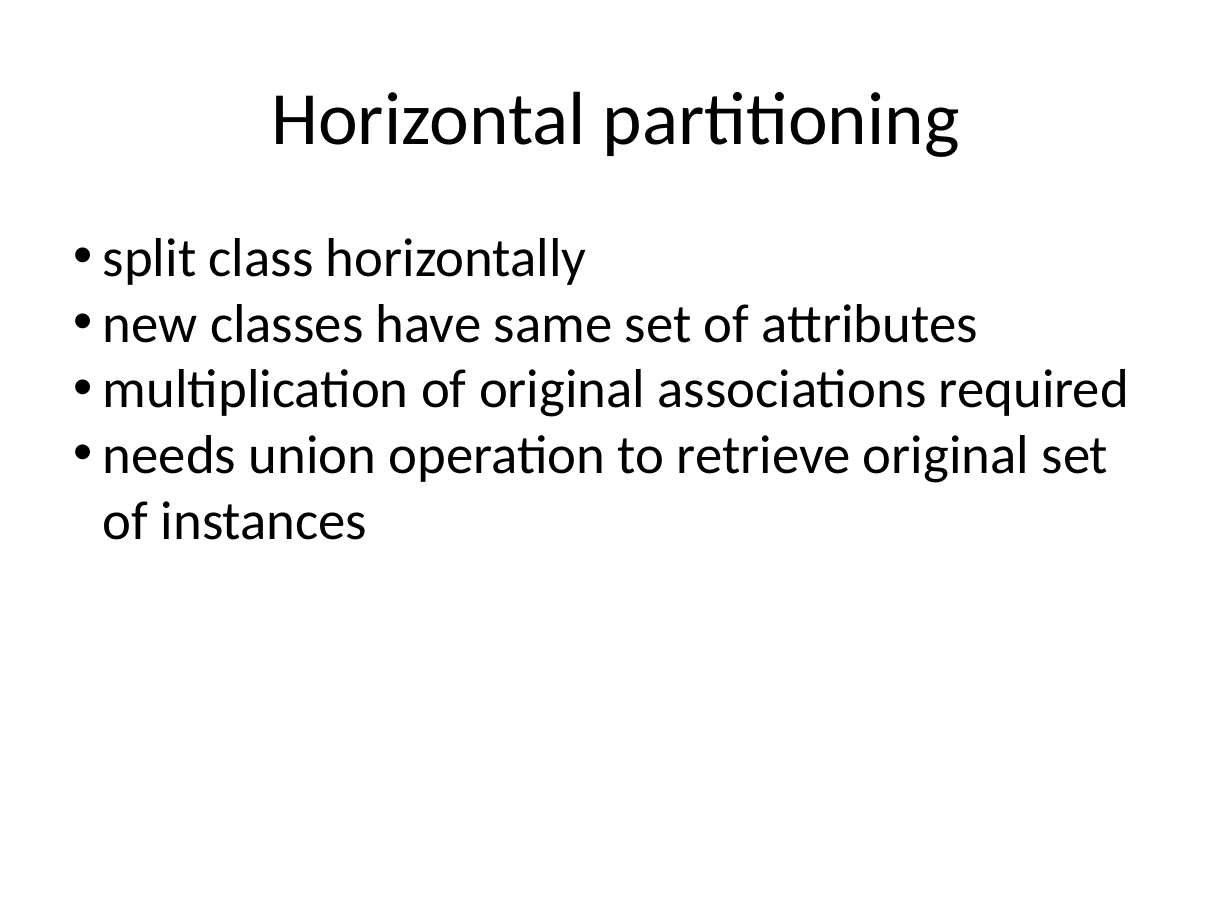
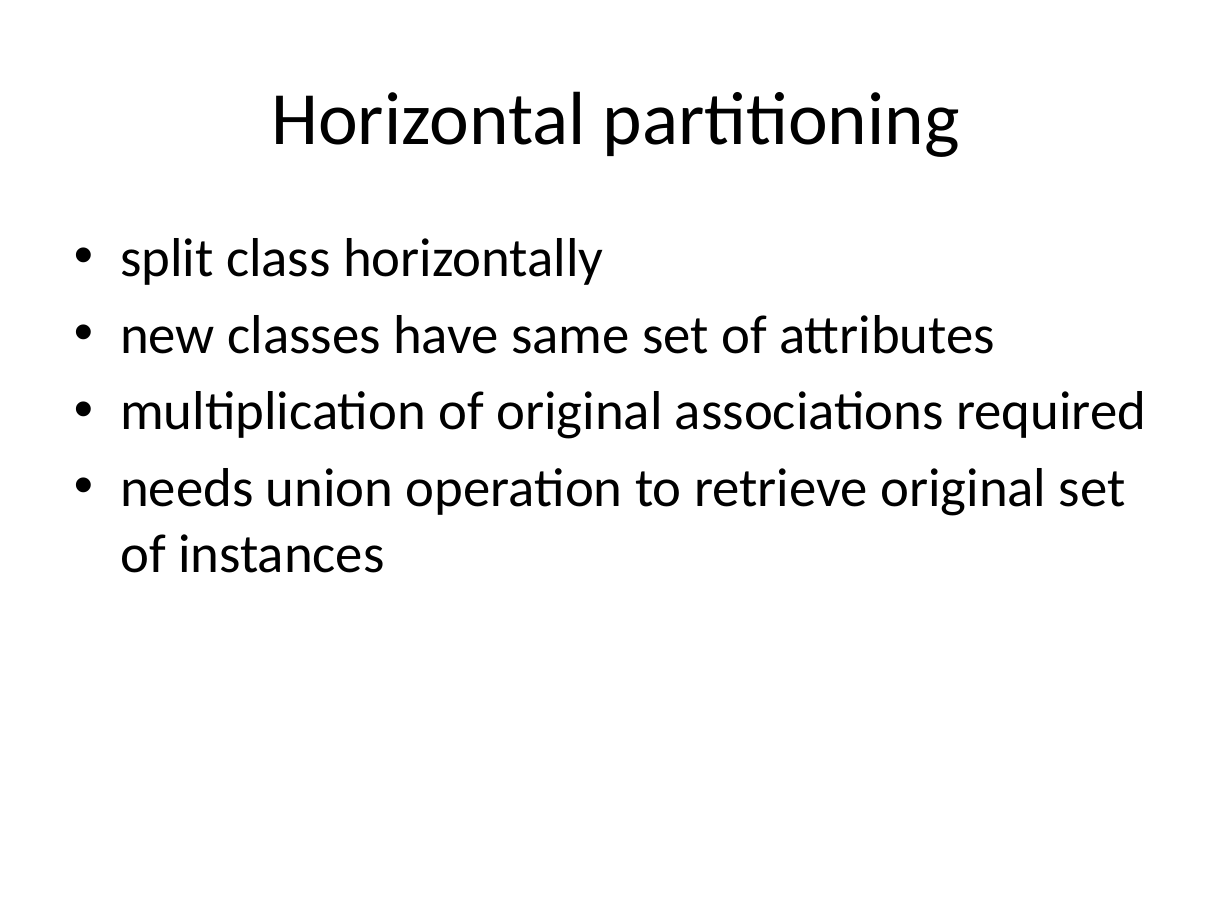
Before and after one commit to bugxd/DBTech, a slide deck: slide 15 of Assignment_4.pptx. Drawn at 1232x924 pixels with LibreOffice and Linux fonts; fonts in the diff are those of the drawing. Boxes give left, top, right and bottom in pixels: in the first picture for what was removed or moved away, otherwise in the second. Text is boxed around its words. In the diff, an @@ line names an element or a change of style, - is before the commit and + after.

```diff
--- a/Assignment_4.pptx
+++ b/Assignment_4.pptx
@@ text "split class horizontally" at [120,238,1146,573]: indent changed; more space between paragraphs @@
```
Also in this commit, not shown: 15 other slides changed.
